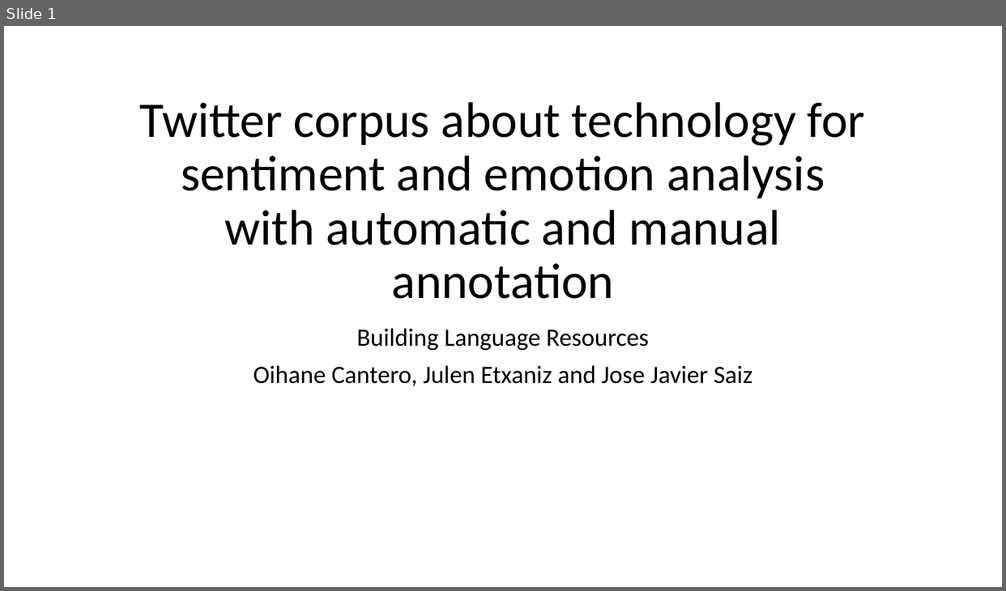
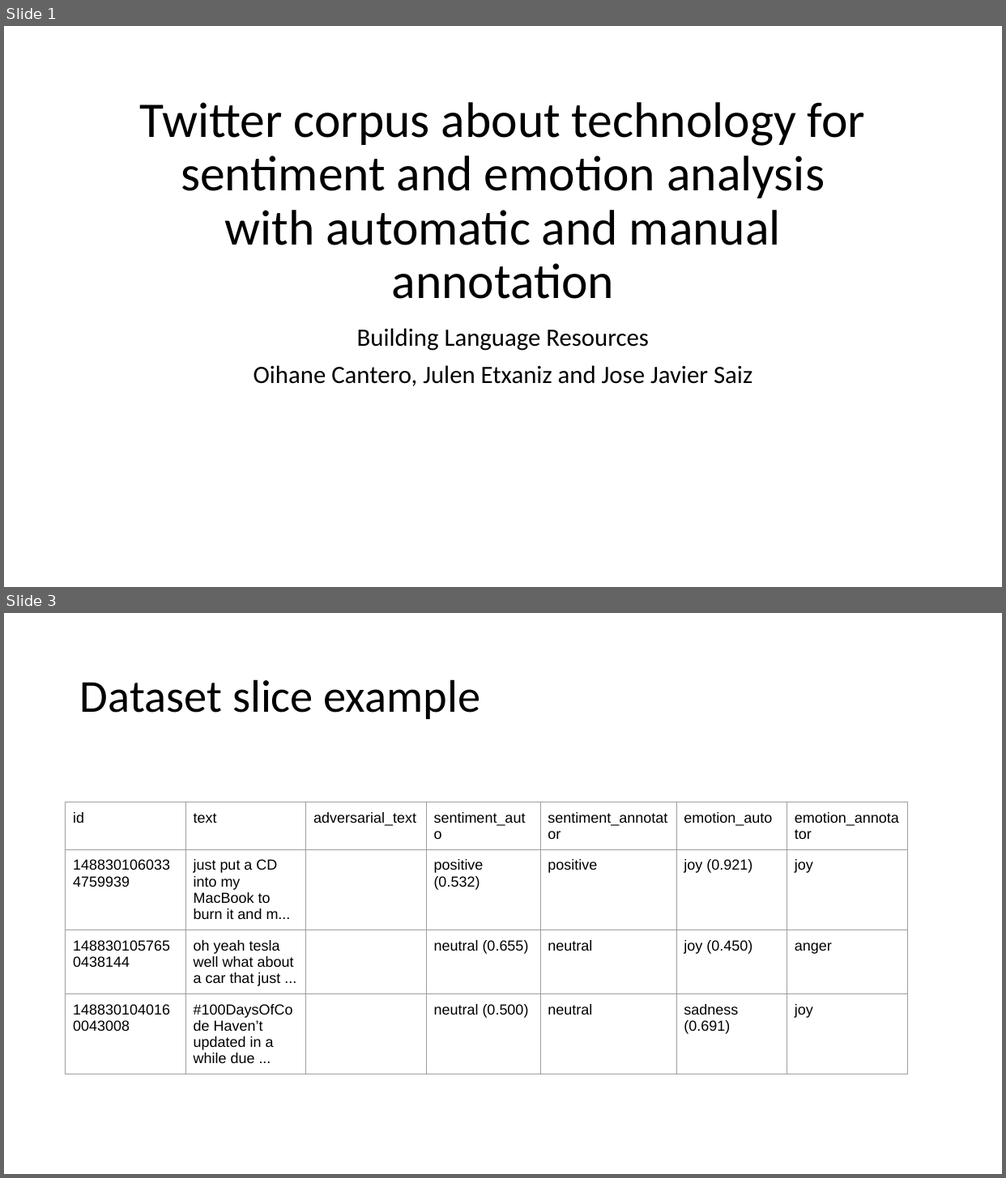
Before and after one commit to juletx/twitter-sentiment-emotion, a slide deck: slides/twitter_sentiment_emotion.pptx. Shown one above the other, each under a label of ours: slide 1 before the commit, slides 1 and 3 after it; the slides between them are not shown. The pictures are 1006x591 and 1006x1178 pixels, drawn with LibreOffice and Linux fonts; fonts in the diff are those of the drawing. Boxes give left, top, right and bottom in pixels: in the first picture for what was removed or moved away, otherwise in the second. Text is boxed around its words. In the diff, an @@ line names an element or a change of style, - is before the commit and + after.

Commit message:
update slides

```diff
--- a/slides/twitter_sentiment_emotion.pptx
+++ b/slides/twitter_sentiment_emotion.pptx
@@ slide 3 added at (4, 613, 1002, 1174), background #FFFFFF @@
@@ title added at (80, 679, 480, 719), 44 pt, text #000000 @@
+Dataset slice example
@@ table added at (66, 803, 908, 1067), 4 rows, 7 columns @@
+id | text | adversarial_text | sentiment_auto | sentiment_annotator | emotion_auto | emotion_annotator
+1488301060334759939 | just put a CD into my MacBook to burn it and m... |  | positive (0.532) | positive | joy (0.921) | joy
+1488301057650438144 | oh yeah tesla well what about a car that just ... |  | neutral (0.655) | neutral | joy (0.450) | anger
+1488301040160043008 | #100DaysOfCode Haven’t updated in a while due ... |  | neutral (0.500) | neutral | sadness (0.691) | joy
```
Also in this commit, not shown: 14 other slides added.
